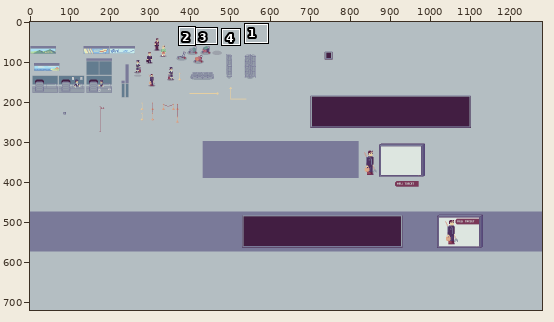
File history of a pixel-art file, Excluded/Aseprite/mockup.aseprite. The picture above shows the old version from afar; the outline marks the close-up.
Close-up. Old version:
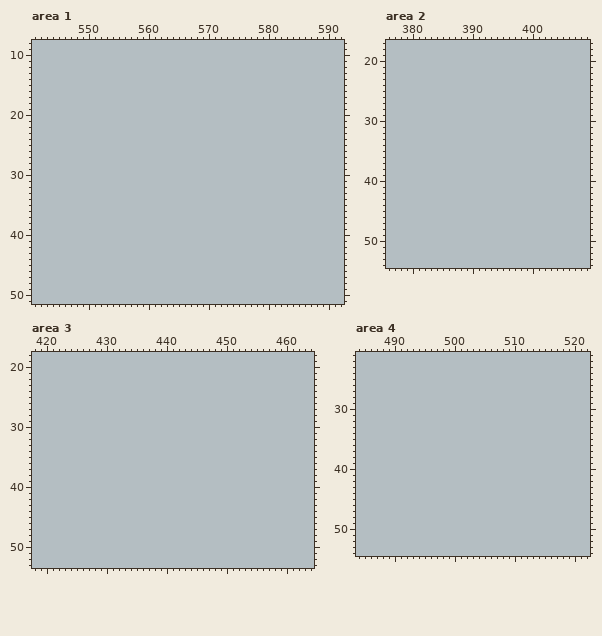
1280x720 pixels, 1 frame. Colours within 5 levels of each other are drawn and written as one. Shown: area 1: x 541..592, y 8..51; area 2: x 376..409, y 17..54; area 3: x 418..464, y 18..53; area 4: x 484..522, y 21..54. The commit also changed other parts of the picture, which this record leaves out.
Now the later version:
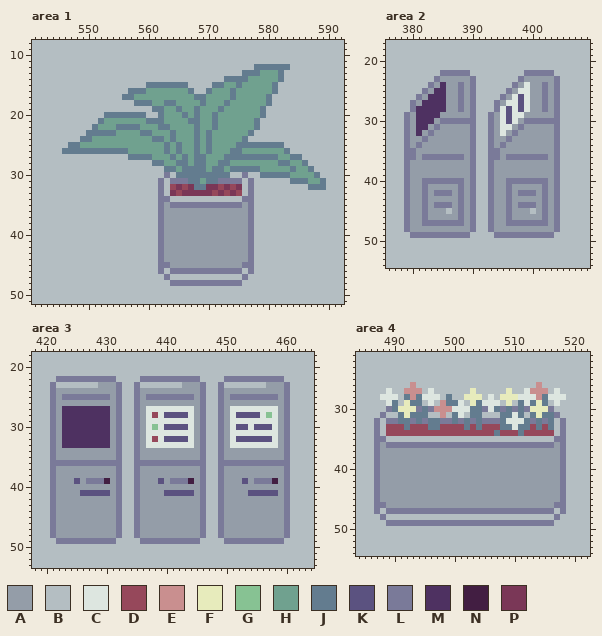
Palette (. is transparent): A #949da8  B #b4bec2  C #dde6e0  D #96485b  E #c98f8f  F #e7ebbc  G #87c293  H #70a18f  J #637c8f  K #5b5280  L #7a7a99  M #4e3161  N #421e42  P #7a3757
What changed:
Changed rows in their new state; - is an unchanged pixel.
Area 1, layer "props":
first column x 546:
12 --------------------------------JJJJJJ------
13 ------------------------------JJJHHHJ-------
14 ---------------------------JJJJHHHHHJ-------
15 --------------JJJJJJJ----JJHHJHHHHHJ--------
16 -----------JJJHHHHHHHJ--JHHHJHHHHHHJ--------
17 ----------JJHHHHHHHHHHJJHHHHJHHHHHJ---------
18 ------------JJJHHJJHHHHJHHHJHHHHHHJ---------
19 ---------------JJHHJHHJHHHJHHHHHHJ----------
20 -------JJJJJJJ--JHHHJHJHHJHHHHHHHJ----------
21 ------JHHHHHHHJJJHHHHJJHHJHHHHHHJ-----------
22 -----JHHHJJJJHHHJJHHHHJHHJHHHHHHJ-----------
23 ----JJJJJHHHHJJHHHJHHHJHJHHHHHHJ------------
24 ---JJHHHHHHHHHHJJHJHHHJHJHHHHHJ-------------
25 -JJHHHHHHHHHHHHHHJHJHHJHJHHHHJJJJJJJJ-------
26 JJJJJJJJJJJHHHHHHJHJHHJHJHHHJJHHHHHHHJ------
27 -----------JJJJHHHJHJHJJHHHJJJJJJJJJHHJJ----
28 ---------------JJHHJJHJJHHJJHHHHHHHHJJHHJ---
29 -----------------JJHJJJJHJJHJJJJJHHHHHJHHJ--
30 -----------------L-JJJJJJJJJ--L--JJJJJHHHHJ-
31 ----------------L-LLLJJHJJLLLL-L------JJJHHJ
32 ----------------L-DPDPJJPPDPDP-L---------JJJ
33 ----------------L-PDPPPPPDPDPD-L------------
34 ----------------LL------------LL------------
35 ----------------LALLLLLLLLLLLLAL------------
36 ----------------LAAAAAAAAAAAAAAL------------
37 ----------------LAAAAAAAAAAAAAAL------------
38 ----------------LAAAAAAAAAAAAAAL------------
39 ----------------LAAAAAAAAAAAAAAL------------
40 ----------------LAAAAAAAAAAAAAAL------------
41 ----------------LAAAAAAAAAAAAAAL------------
42 ----------------LAAAAAAAAAAAAAAL------------
43 ----------------LAAAAAAAAAAAAAAL------------
44 ----------------LAAAAAAAAAAAAAAL------------
45 ----------------LLAAAAAAAAAAAALL------------
46 ----------------L-LLLLLLLLLLLL-L------------
47 -----------------L------------L-------------
48 ------------------LLLLLLLLLLLL--------------
Area 2, layer "props":
first column x 379:
22 ------LLLLL---------LLLLL-
23 -----LAAAAAL-------LAAAAAL
24 ----LAMAALAL------LACAALAL
25 ---LAMMAALAL-----LACCAALAL
26 --LAMMMAALAL----LACKCAALAL
27 -LAMMMMAALAL---LACCKCAALAL
28 -LMMMMMAALAL---LCKCKCAALAL
29 LAMMMMAAAAAL--LACKCCAAAAAL
30 LAMMMALLLLLL--LACKCALLLLLL
31 LAMMALAAAAAL--LACCALAAAAAL
32 LAMALAAAAAAL--LACALAAAAAAL
33 LAALAAAAAAAL--LAALAAAAAAAL
34 LALAAAAAAAAL--LALAAAAAAAAL
35 LLAAAAAAAAAL--LLAAAAAAAAAL
36 LLALLLLLLLAL--LLALLLLLLLAL
37 LAAAAAAAAAAL--LAAAAAAAAAAL
38 LAAAAAAAAAAL--LAAAAAAAAAAL
39 LAAAAAAAAAAL--LAAAAAAAAAAL
40 LAALLLLLLLAL--LAALLLLLLLAL
41 LAALAAAAALAL--LAALAAAAALAL
42 LAALALLLALAL--LAALALLLALAL
43 LAALAAAAALAL--LAALAAAAALAL
44 LAALALLLALAL--LAALALLLALAL
45 LAALAAA-ALAL--LAALAAA-ALAL
46 LAALAAAAALAL--LAALAAAAALAL
47 LAALLLLLLLAL--LAALLLLLLLAL
48 LAAAAAAAAAAL--LAAAAAAAAAAL
49 -LLLLLLLLLL----LLLLLLLLLL-
Area 3, layer "props":
first column x 421:
22 -LLLLLLLLLL----LLLLLLLLLL----LLLLLLLLLL-
23 L-------AAAL--L-------AAAL--L-------AAAL
24 LAAAAAAAAAAL--LAAAAAAAAAAL--LAAAAAAAAAAL
25 LALLLLLLLLAL--LALLLLLLLLAL--LALLLLLLLLAL
26 LAAAAAAAAAAL--LAAAAAAAAAAL--LAAAAAAAAAAL
27 LAMMMMMMMMAL--LACCCCCCCCAL--LACCCCCCCCAL
28 LAMMMMMMMMAL--LACDCKKKKCAL--LACKKKKCGCAL
29 LAMMMMMMMMAL--LACCCCCCCCAL--LACCCCCCCCAL
30 LAMMMMMMMMAL--LACGCKKKKCAL--LACKKCKKKCAL
31 LAMMMMMMMMAL--LACCCCCCCCAL--LACCCCCCCCAL
32 LAMMMMMMMMAL--LACDCKKKKCAL--LACKKKKKKCAL
33 LAMMMMMMMMAL--LACCCCCCCCAL--LACCCCCCCCAL
34 LAAAAAAAAAAL--LAAAAAAAAAAL--LAAAAAAAAAAL
35 LAAAAAAAAAAL--LAAAAAAAAAAL--LAAAAAAAAAAL
36 LLLLLLLLLLLL--LLLLLLLLLLLL--LLLLLLLLLLLL
37 LAAAAAAAAAAL--LAAAAAAAAAAL--LAAAAAAAAAAL
38 LAAAAAAAAAAL--LAAAAAAAAAAL--LAAAAAAAAAAL
39 LAAAKALLLNAL--LAAAKALLLNAL--LAAAKALLLNAL
40 LAAAAAAAAAAL--LAAAAAAAAAAL--LAAAAAAAAAAL
41 LAAAAKKKKKAL--LAAAAKKKKKAL--LAAAAKKKKKAL
42 LAAAAAAAAAAL--LAAAAAAAAAAL--LAAAAAAAAAAL
43 LAAAAAAAAAAL--LAAAAAAAAAAL--LAAAAAAAAAAL
44 LAAAAAAAAAAL--LAAAAAAAAAAL--LAAAAAAAAAAL
45 LAAAAAAAAAAL--LAAAAAAAAAAL--LAAAAAAAAAAL
46 LAAAAAAAAAAL--LAAAAAAAAAAL--LAAAAAAAAAAL
47 LAAAAAAAAAAL--LAAAAAAAAAAL--LAAAAAAAAAAL
48 LAAAAAAAAAAL--LAAAAAAAAAAL--LAAAAAAAAAAL
49 -LLLLLLLLLL----LLLLLLLLLL----LLLLLLLLLL-
Area 4, layer "props":
first column x 487:
26 ------E--------------------E----
27 --C--EEE-C------F-----F--CEEE-C-
28 -CCC-JEJCCC-J--FFF-C-FFFCCCEJCCC
29 --CJ-FJJ-C-EJJC-FJCCC-F-JCJFJ-C-
30 --LJFFFLJLEEECCCJJLCJLJLJLFFFL--
31 -L--JFJJJ--E-JC-JJ---JJCJ-JFJJL-
32 L-LLJJLJLJJLLJLJLJLLLJCCCJLJLJ-L
33 L-DDDJDDDJJDDDDJDJDDDJJCJJDJDJ-L
34 L-DDDDDDDDDDDDDDDDDDJDDDJDDDDD-L
35 LL----------------------------LL
36 LALLLLLLLLLLLLLLLLLLLLLLLLLLLLAL
37 LAAAAAAAAAAAAAAAAAAAAAAAAAAAAAAL
38 LAAAAAAAAAAAAAAAAAAAAAAAAAAAAAAL
39 LAAAAAAAAAAAAAAAAAAAAAAAAAAAAAAL
40 LAAAAAAAAAAAAAAAAAAAAAAAAAAAAAAL
41 LAAAAAAAAAAAAAAAAAAAAAAAAAAAAAAL
42 LAAAAAAAAAAAAAAAAAAAAAAAAAAAAAAL
43 LAAAAAAAAAAAAAAAAAAAAAAAAAAAAAAL
44 LAAAAAAAAAAAAAAAAAAAAAAAAAAAAAAL
45 LAAAAAAAAAAAAAAAAAAAAAAAAAAAAAAL
46 LLAAAAAAAAAAAAAAAAAAAAAAAAAAAALL
47 L-LLLLLLLLLLLLLLLLLLLLLLLLLLLL-L
48 -L----------------------------L-
49 --LLLLLLLLLLLLLLLLLLLLLLLLLLLL--
